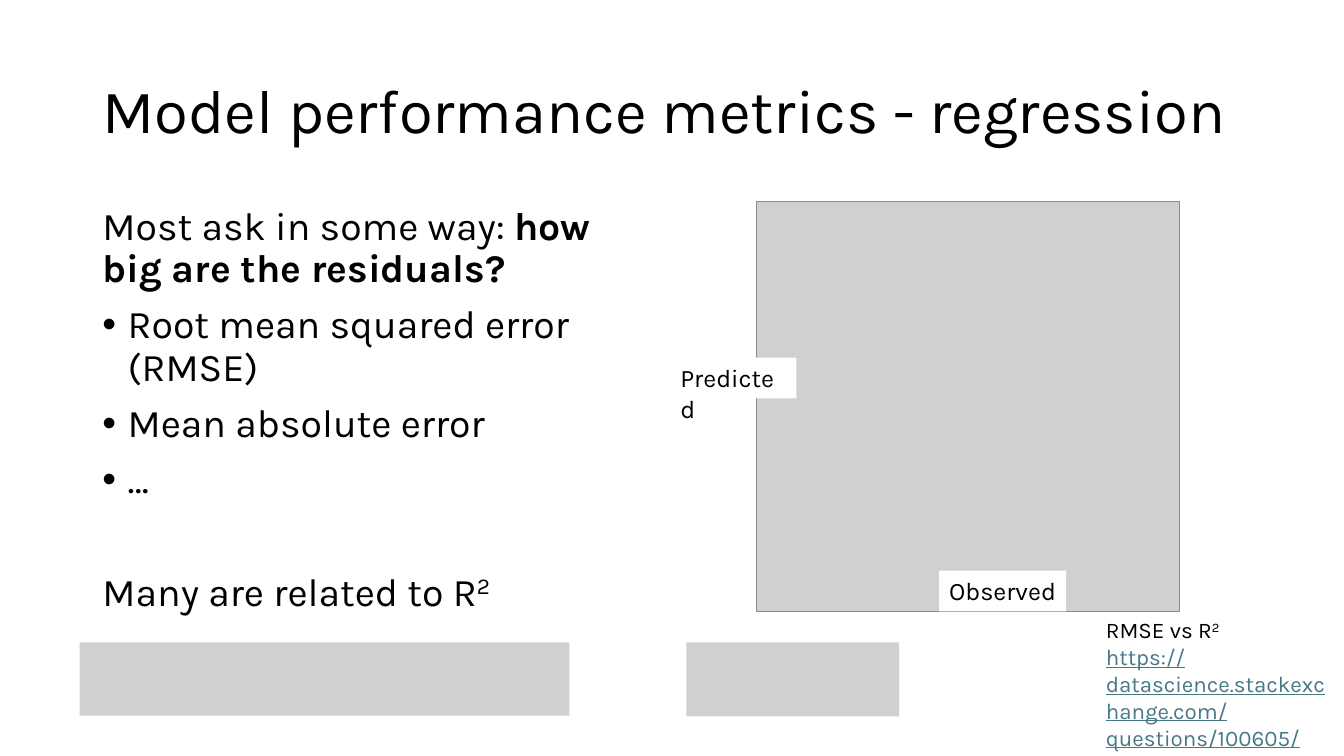
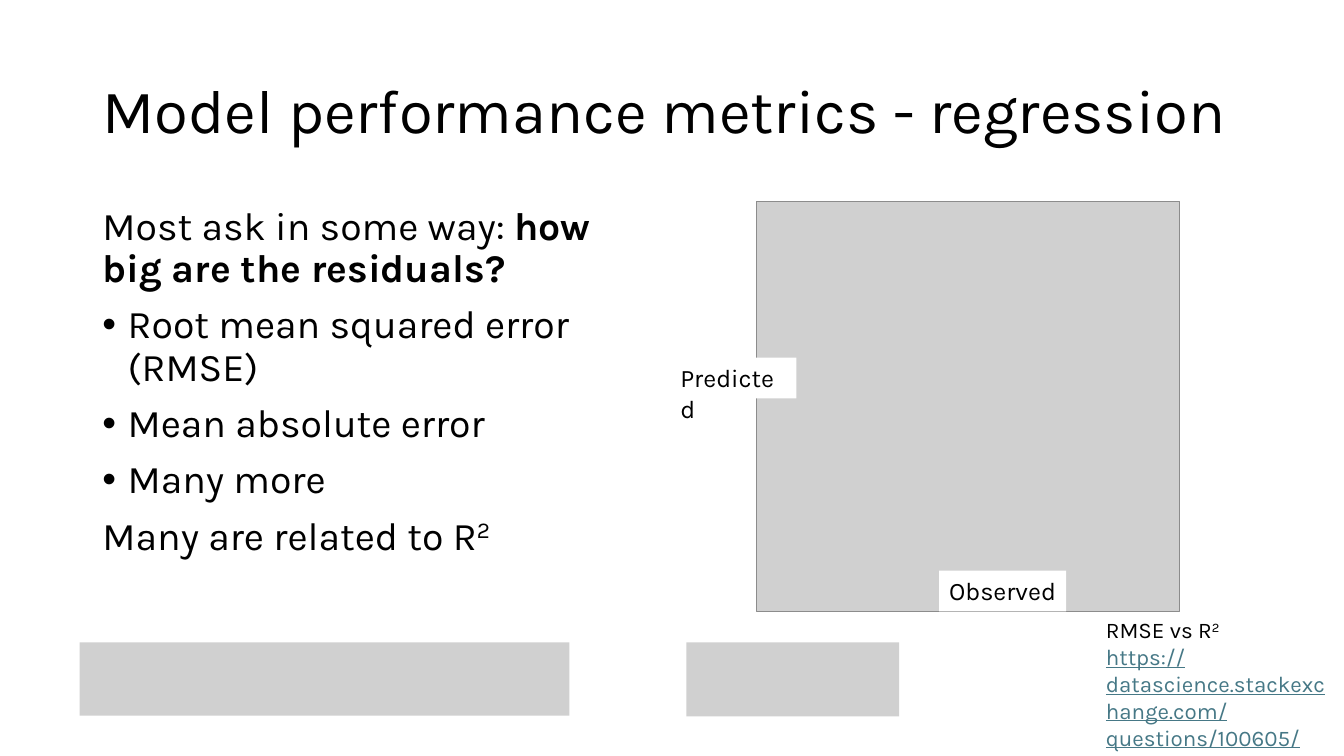
Before and after one commit to grantvagle/ml_methods_workshop, a slide deck: slide 20 of slides/02_model_eval_cv.pptx (slide 17 before the commit). Drawn at 1344x756 pixels with LibreOffice and Linux fonts; fonts in the diff are those of the drawing; grey boxes stand for pictures. Boxes give left, top, right and bottom in pixels: in the first picture for what was removed or moved away, otherwise in the second. Text is boxed around its words. In the diff, an @@ line names an element or a change of style, - is before the commit and + after.

```diff
--- a/slides/02_model_eval_cv.pptx
+++ b/slides/02_model_eval_cv.pptx
@@ text at [128,468,325,503]: text changed @@
-• …
+• Many more
```
Also in this commit, not shown: 10 other slides changed, 14 slides added, 1 slide removed.
